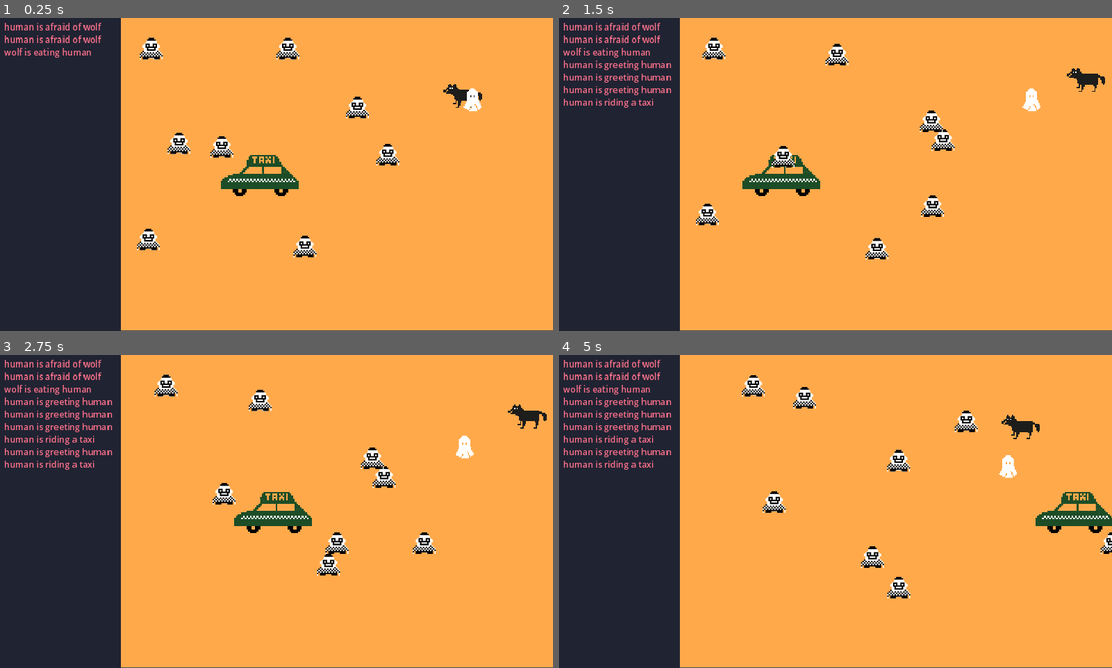
Above: before the commit, frames 1-4 (two rows, left to right).
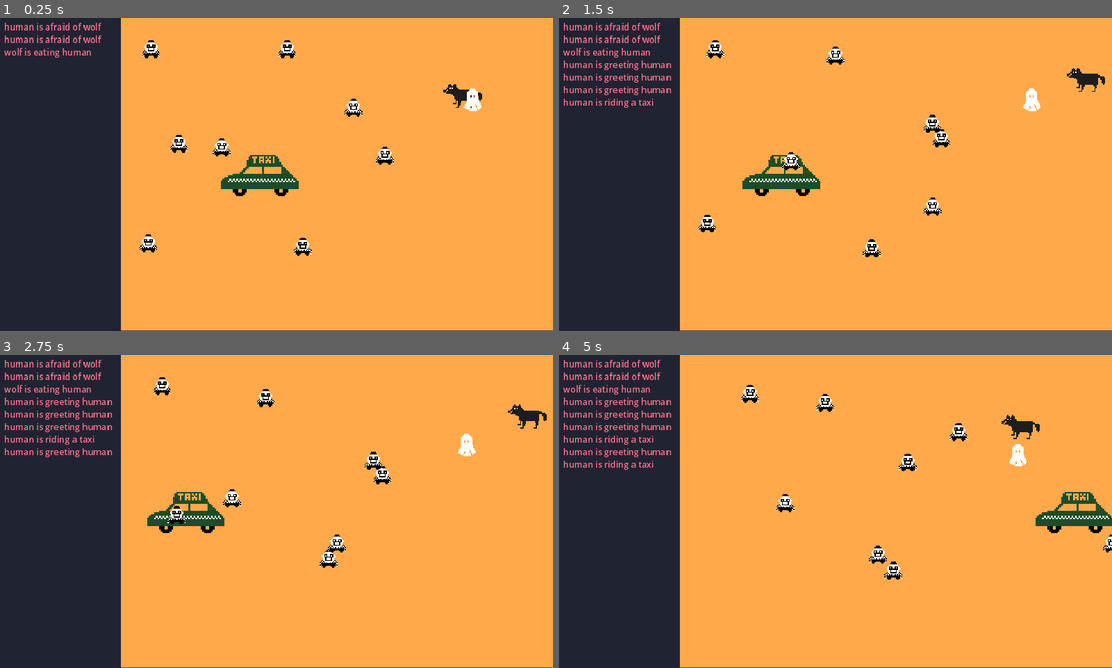
Above: after the commit, the same moments.

Repository: matiasautio/ld55-summoning
Game: Godot game, scene res://levels/test_level.tscn
Two runs of this game, one before a commit and one after it. Both use one fixed random seed, a clock stepped at 60 frames per second and the inputs below.
Inputs (mouse positions are in pixels of both pictures, inside the frame that each line leads up to):
- Up to frame 1 (0.25 s): no input
- Up to frame 2 (1.5 s): move the mouse to (758, 146) at 0.52 s; click (758, 146) at 0.67 s; move the mouse to (940, 140) at 1.27 s; click (940, 140) at 1.42 s
- Up to frame 3 (2.75 s): move the mouse to (326, 564) at 2.02 s; click (326, 564) at 2.17 s
- Up to frame 4 (5 s): move the mouse to (990, 542) at 2.77 s; click (990, 542) at 2.92 s; move the mouse to (1006, 470) at 3.52 s; click (1006, 470) at 3.67 s; move the mouse to (807, 398) at 4.27 s; click (807, 398) at 4.42 s

The runs differ from the first frame. In frame 1, 1.3% of the frame differs, in the area x 24-87%, y 6-77%; in frame 2, 1.5%; in frame 3, 3.7%, in the area x 0-87%, y 6-71%; in frame 4, 2.2%.

Commit message:
human_animations

Diff:
--- a/human/human.tscn
+++ b/human/human.tscn
@@ -1,8 +1,22 @@
-[gd_scene load_steps=7 format=3 uid="uid://x7pch5eqnnqv"]
+[gd_scene load_steps=21 format=3 uid="uid://x7pch5eqnnqv"]
 
 [ext_resource type="Script" path="res://human/human.gd" id="1_wbjps"]
-[ext_resource type="Texture2D" uid="uid://bq71rjmtqixub" path="res://art/human._temp.png" id="2_qviat"]
+[ext_resource type="Texture2D" uid="uid://den0wqecgktwm" path="res://art/human_1_idle_1.png" id="3_8p6wf"]
 [ext_resource type="Texture2D" uid="uid://c8ybgmpt4tibb" path="res://art/ghost.png" id="3_y3bsg"]
+[ext_resource type="Texture2D" uid="uid://6aykoyffxxnu" path="res://art/human_e_idle_2.png" id="4_cisnx"]
+[ext_resource type="Texture2D" uid="uid://rus8cdogd47n" path="res://art/human1_hit_1.png" id="5_4lgu2"]
+[ext_resource type="Texture2D" uid="uid://df34c5xe11s5w" path="res://art/human_becomeghost_1.png" id="5_4uoa7"]
+[ext_resource type="Texture2D" uid="uid://b0b3hsan3l3wu" path="res://art/human_1_walk_1.png" id="5_8vckj"]
+[ext_resource type="Texture2D" uid="uid://dsq3qn6m3h247" path="res://art/human1_sleep_1.png" id="5_l4nxo"]
+[ext_resource type="Texture2D" uid="uid://tdq05ekx33v3" path="res://art/human1_sleep_2.png" id="6_3k37q"]
+[ext_resource type="Texture2D" uid="uid://cc7w8mo6ry23a" path="res://art/human_becomeghost_2.png" id="6_6br4y"]
+[ext_resource type="Texture2D" uid="uid://1fpbey7igdxi" path="res://art/human1_hit_2.png" id="6_l4ngn"]
+[ext_resource type="Texture2D" uid="uid://06veus8ovxww" path="res://art/human1_walk_2.png" id="6_tdvkm"]
+[ext_resource type="Texture2D" uid="uid://bmordxff3kjsh" path="res://art/human_becomeghost_3.png" id="7_35ose"]
+[ext_resource type="Texture2D" uid="uid://c1aoq8w6d3fxv" path="res://art/human_becomeghost_4.png" id="8_ktxmw"]
+[ext_resource type="Texture2D" uid="uid://c44rs122eo6xn" path="res://art/human1_eat_1.png" id="9_l7cq7"]
+[ext_resource type="Texture2D" uid="uid://bkqjaw16mrm1" path="res://art/human1_eat_2.png" id="10_6cmsi"]
+[ext_resource type="Texture2D" uid="uid://c14arxh2piix5" path="res://art/human1_eat_3.png" id="11_03ywn"]
 
 [sub_resource type="SpriteFrames" id="SpriteFrames_cc41q"]
 animations = [{
@@ -15,11 +29,78 @@
 "speed": 5.0
 }, {
 "frames": [{
+"duration": 5.2,
+"texture": ExtResource("3_8p6wf")
+}, {
 "duration": 1.0,
-"texture": ExtResource("2_qviat")
+"texture": ExtResource("4_cisnx")
 }],
 "loop": true,
 "name": &"human",
+"speed": 3.0
+}, {
+"frames": [{
+"duration": 1.5,
+"texture": ExtResource("5_4uoa7")
+}, {
+"duration": 1.0,
+"texture": ExtResource("6_6br4y")
+}, {
+"duration": 1.0,
+"texture": ExtResource("7_35ose")
+}, {
+"duration": 1.0,
+"texture": ExtResource("8_ktxmw")
+}],
+"loop": true,
+"name": &"human_becomeghost",
+"speed": 5.0
+}, {
+"frames": [{
+"duration": 1.0,
+"texture": ExtResource("9_l7cq7")
+}, {
+"duration": 1.0,
+"texture": ExtResource("10_6cmsi")
+}, {
+"duration": 1.0,
+"texture": ExtResource("11_03ywn")
+}],
+"loop": true,
+"name": &"human_eat",
+"speed": 5.0
+}, {
+"frames": [{
+"duration": 1.0,
+"texture": ExtResource("5_4lgu2")
+}, {
+"duration": 1.0,
+"texture": ExtResource("6_l4ngn")
+}],
+"loop": true,
+"name": &"human_hit",
+"speed": 5.0
+}, {
+"frames": [{
+"duration": 1.1,
+"texture": ExtResource("5_l4nxo")
+}, {
+"duration": 1.0,
+"texture": ExtResource("6_3k37q")
+}],
+"loop": true,
+"name": &"human_sleep",
+"speed": 1.0
+}, {
+"frames": [{
+"duration": 1.0,
+"texture": ExtResource("5_8vckj")
+}, {
+"duration": 1.0,
+"texture": ExtResource("6_tdvkm")
+}],
+"loop": true,
+"name": &"human_walk",
 "speed": 5.0
 }]
 
@@ -36,7 +117,8 @@
 position = Vector2(0.312497, 0.361418)
 scale = Vector2(0.232143, 0.232143)
 sprite_frames = SubResource("SpriteFrames_cc41q")
-animation = &"human"
+animation = &"human_eat"
+frame_progress = 0.352723
 
 [node name="CollisionShape2D" type="CollisionShape2D" parent="."]
 shape = SubResource("RectangleShape2D_qfw4s")
Not shown, added: art/PC_walk_spritesheet.png.import
Binary file added: art/human1_eat_1.png
Not shown, added: art/human1_eat_1.png.import
Binary file added: art/human1_eat_2.png
Not shown, added: art/human1_eat_2.png.import
Binary file added: art/human1_eat_3.png
Not shown, added: art/human1_eat_3.png.import
Binary file added: art/human1_hit_1.png
Not shown, added: art/human1_hit_1.png.import
Binary file added: art/human1_hit_2.png
Not shown, added: art/human1_hit_2.png.import
Binary file added: art/human1_sleep_1.png
(and 19 more such lines)
